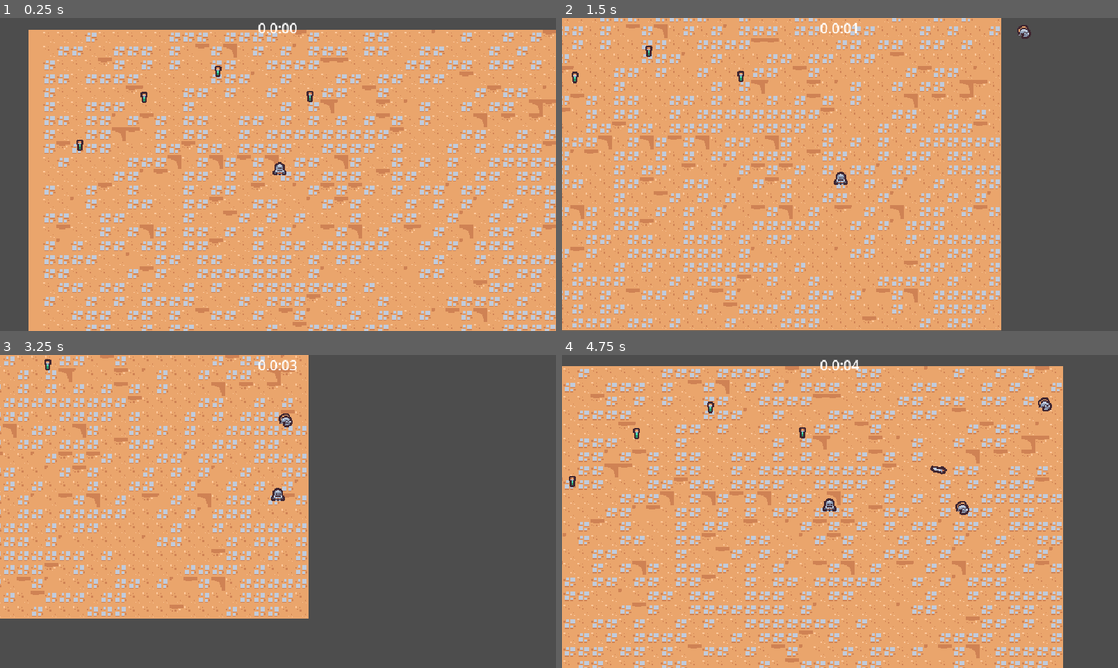
Above: before the commit, frames 1-4 (two rows, left to right).
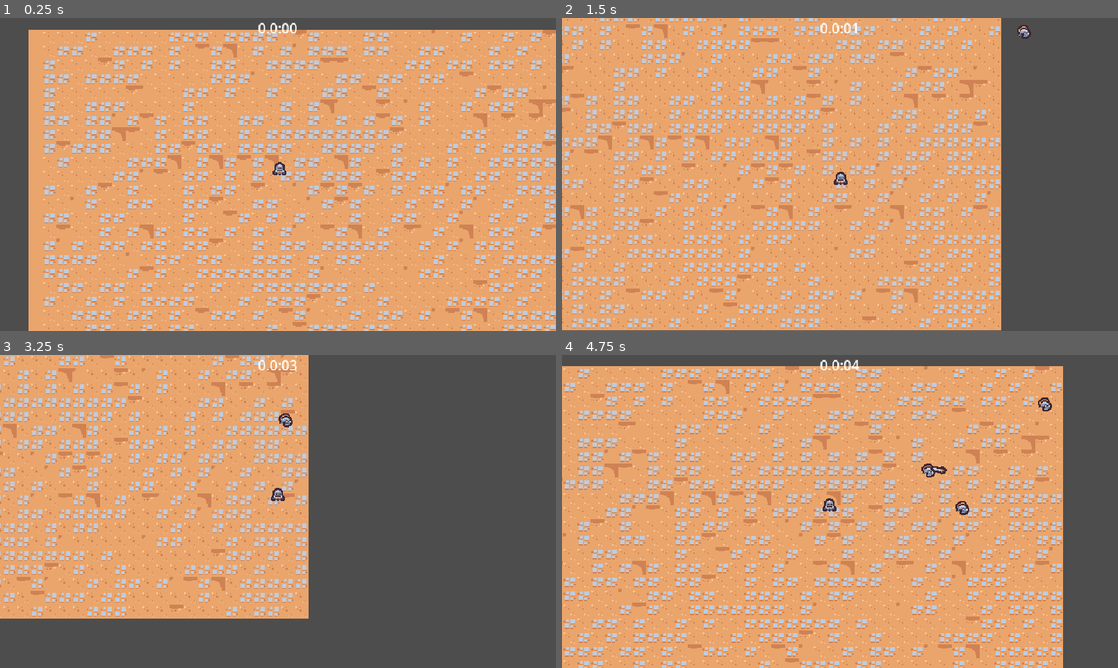
Above: after the commit, the same moments.

Repository: idavehuwei/vampire-s-survivors
Game: Godot game, scene res://scenes/main/main.tscn
Same seed, same stepped clock (60 frames per second), same inputs: the game is played once before the commit and once after it.
Inputs:
- Up to frame 1 (0.25 s): no input
- Up to frame 2 (1.5 s): hold D (move_right) 0.53-1.28 s; hold S (move_down) from 1.28 s (still down)
- Up to frame 3 (3.25 s): release S (move_down) at 2.03 s; hold D (move_right) 2.03-2.78 s; hold W (move_up) from 2.78 s (still down)
- Up to frame 4 (4.75 s): release W (move_up) at 3.53 s; hold A (move_left) from 3.53 s (still down)

The runs differ from the first frame. In frame 1, 0.1% of the frame differs, in the area x 13-57%, y 15-43%; in frame 2, 0.1%; in frame 3, less than 0.1%; in frame 4, 0.2%, in the area x 1-68%, y 14-43%.

Commit message:
feat(experience): 接入事件总线与死亡掉落，贯通经验拾取最小链路
变更
- GameEvents(autoload)：新增经验拾取事件统一触发入口。
- VialDropComponent：与 HealthComponent 联动，死亡按概率生成经验药水。
- ExperienceVial：拾取后触发事件并自销毁。
- ExperienceManager：订阅事件并累计 current_experience（打印验证）。

影响
- 新增功能链路完整，不影响既有玩法。

Diff:
--- a/scenes/autoload/game_events.gd
+++ b/scenes/autoload/game_events.gd
@@ -1,7 +1,11 @@
 extends Node
-
+#
+# 全局事件总线（autoload）：
+# - 提供统一的游戏内事件转发与订阅入口
+# - 当前包含：经验药水被收集（experience_vial_collected）
+#
 signal experience_vial_collected(number: float)
-
-
+#
 func emit_experience_vial_collected(number: float):
+	# 触发经验拾取事件，参数为拾取数量
 	experience_vial_collected.emit(number)
--- /dev/null
+++ b/scenes/component/health_component.gd
@@ -0,0 +1,29 @@
+extends Node
+class_name HealthComponent
+#
+# 生命值组件：
+# - 为任意节点提供基础的生命/受伤/死亡逻辑
+# - 当生命归零时发出 died 信号，并销毁 owner
+#
+signal died
+#
+# 初始最大生命值，可在检查器配置
+@export var max_health: float = 10
+# 当前生命值；在 _ready 中初始化为 max_health
+var current_health
+#
+func _ready():
+	# 初始化当前生命值
+	current_health = max_health
+#
+func damage(damage_amount: float):
+	# 扣减伤害并限制不低于 0
+	current_health = max( current_health - damage_amount, 0)
+	# 延迟检查死亡，避免在本帧的物理/信号链中立即 queue_free
+	Callable(check_death).call_deferred()
+
+func check_death():
+	# 生命归零：发出死亡信号并销毁宿主
+	if current_health == 0:
+		died.emit()
+		owner.queue_free()
--- /dev/null
+++ b/scenes/component/health_component.tscn
@@ -0,0 +1,8 @@
+[gd_scene format=3 uid="uid://8jdt25exlwjk"]
+
+[ext_resource type="Script" uid="uid://dpj4hx2250l2e" path="res://scenes/component/health_component.gd" id="1_sa7ac"]
+
+[node name="HealthComponent" type="Node" unique_id=56595607]
+script = ExtResource("1_sa7ac")
+
+[node name="Sprite2D" type="Sprite2D" parent="." unique_id=1045088689]
--- /dev/null
+++ b/scenes/component/vial_drop_component.gd
@@ -0,0 +1,35 @@
+extends Node
+#
+# 掉落组件：
+# - 监听 HealthComponent 的 died 信号
+# - 按概率在宿主位置生成经验药水（experience vial）
+#
+# 掉落概率（0~1），默认 50%
+@export_range(0,1) var drop_percent: float = .5
+# 经验药水的场景资源（PackedScene）
+@export var vial_scene: PackedScene
+# 引用宿主的生命组件（用于连接 died 信号）
+@export var health_component: Node
+#
+func _ready():
+	# 组件装载后，连接死亡信号到掉落回调
+	(health_component as HealthComponent).died.connect(on_died)
+
+
+
+func on_died():
+	# 按概率决定是否掉落
+	if randf() > drop_percent:
+		return
+	# 无配置的场景资源则跳过
+	if vial_scene == null:
+		return
+	# 宿主必须是可定位到世界坐标的 Node2D
+	if not owner is Node2D:
+		return
+
+	# 在宿主的全局位置生成并添加到同一父节点
+	var spawn_position = (owner as Node2D).global_position
+	var vial_instance = vial_scene.instantiate() as Node2D
+	owner.get_parent().add_child(vial_instance)
+	vial_instance.global_position = spawn_position
--- /dev/null
+++ b/scenes/component/vial_drop_component.tscn
@@ -0,0 +1,6 @@
+[gd_scene format=3 uid="uid://bmmdjf2i55sob"]
+
+[ext_resource type="Script" uid="uid://dr76yt24a54rc" path="res://scenes/component/vial_drop_component.gd" id="1_l1ouf"]
+
+[node name="VialDropComponent" type="Node" unique_id=517730196]
+script = ExtResource("1_l1ouf")
--- a/scenes/game_object/basic_enemy/basic_enemy.gd
+++ b/scenes/game_object/basic_enemy/basic_enemy.gd
@@ -3,6 +3,9 @@
 
 const MAX_SPEED = 75
 # 最大移动速度（像素/秒）
+
+@onready var health_componment: HealthComponent = $HealthComponent
+
 
 # Called when the node enters the scene tree for the first time.
 func _ready() -> void:
@@ -27,4 +30,4 @@
 
 func on_area_entered(other_area: Area2D):
 	# 命中判定：敌人被技能击中后自我销毁
-	queue_free()
+	health_componment.damage(5)
--- a/scenes/game_object/basic_enemy/basic_enemy.tscn
+++ b/scenes/game_object/basic_enemy/basic_enemy.tscn
@@ -2,6 +2,9 @@
 
 [ext_resource type="Texture2D" uid="uid://bp15xic3rvmtb" path="res://scenes/game_object/basic_enemy/basic_enemy.png" id="1_fng3e"]
 [ext_resource type="Script" uid="uid://cbdtcfei5eteo" path="res://scenes/game_object/basic_enemy/basic_enemy.gd" id="1_gxg7h"]
+[ext_resource type="PackedScene" uid="uid://8jdt25exlwjk" path="res://scenes/component/health_component.tscn" id="2_isd1k"]
+[ext_resource type="PackedScene" uid="uid://bmmdjf2i55sob" path="res://scenes/component/vial_drop_component.tscn" id="3_pcrk2"]
+[ext_resource type="PackedScene" uid="uid://c6npqqg5a7wgj" path="res://scenes/game_object/experience_vial/experience_vial.tscn" id="4_elloc"]
 
 [sub_resource type="CircleShape2D" id="CircleShape2D_gxg7h"]
 radius = 11.045361
@@ -14,6 +17,12 @@
 collision_mask = 9
 motion_mode = 1
 script = ExtResource("1_gxg7h")
+
+[node name="HealthComponent" parent="." unique_id=56595607 instance=ExtResource("2_isd1k")]
+
+[node name="VialDropComponent" parent="." unique_id=517730196 node_paths=PackedStringArray("health_component") instance=ExtResource("3_pcrk2")]
+vial_scene = ExtResource("4_elloc")
+health_component = NodePath("../HealthComponent")
 
 [node name="Area2D" type="Area2D" parent="." unique_id=646679274]
 collision_layer = 0
--- a/scenes/main/main.tscn
+++ b/scenes/main/main.tscn
@@ -7,7 +7,6 @@
 [ext_resource type="PackedScene" uid="uid://oxhv170pr53g" path="res://scenes/manager/arena_time_manager.tscn" id="2_ow5a4"]
 [ext_resource type="PackedScene" uid="uid://dhhl18c7v81qe" path="res://scenes/game_camera/game_camera.tscn" id="3_k2fmo"]
 [ext_resource type="PackedScene" uid="uid://uknfeywutk0v" path="res://scenes/manager/experience_manager.tscn" id="4_yyfjg"]
-[ext_resource type="PackedScene" uid="uid://c6npqqg5a7wgj" path="res://scenes/game_object/experience_vial/experience_vial.tscn" id="7_hujxm"]
 
 [node name="Main" type="Node" unique_id=1670781124]
 
@@ -32,15 +31,3 @@
 
 [node name="Player" parent="." unique_id=262093170 instance=ExtResource("1_hyk8p")]
 position = Vector2(289, 167)
-
-[node name="ExperienceVial" parent="." unique_id=1570057074 instance=ExtResource("7_hujxm")]
-position = Vector2(133, 77)
-
-[node name="ExperienceVial2" parent="." unique_id=411740477 instance=ExtResource("7_hujxm")]
-position = Vector2(324, 76)
-
-[node name="ExperienceVial3" parent="." unique_id=102276149 instance=ExtResource("7_hujxm")]
-position = Vector2(59, 132)
-
-[node name="ExperienceVial4" parent="." unique_id=816145954 instance=ExtResource("7_hujxm")]
-position = Vector2(218, 47)
Not shown, added: scenes/component/health_component.gd.uid
Not shown, added: scenes/component/vial_drop_component.gd.uid
